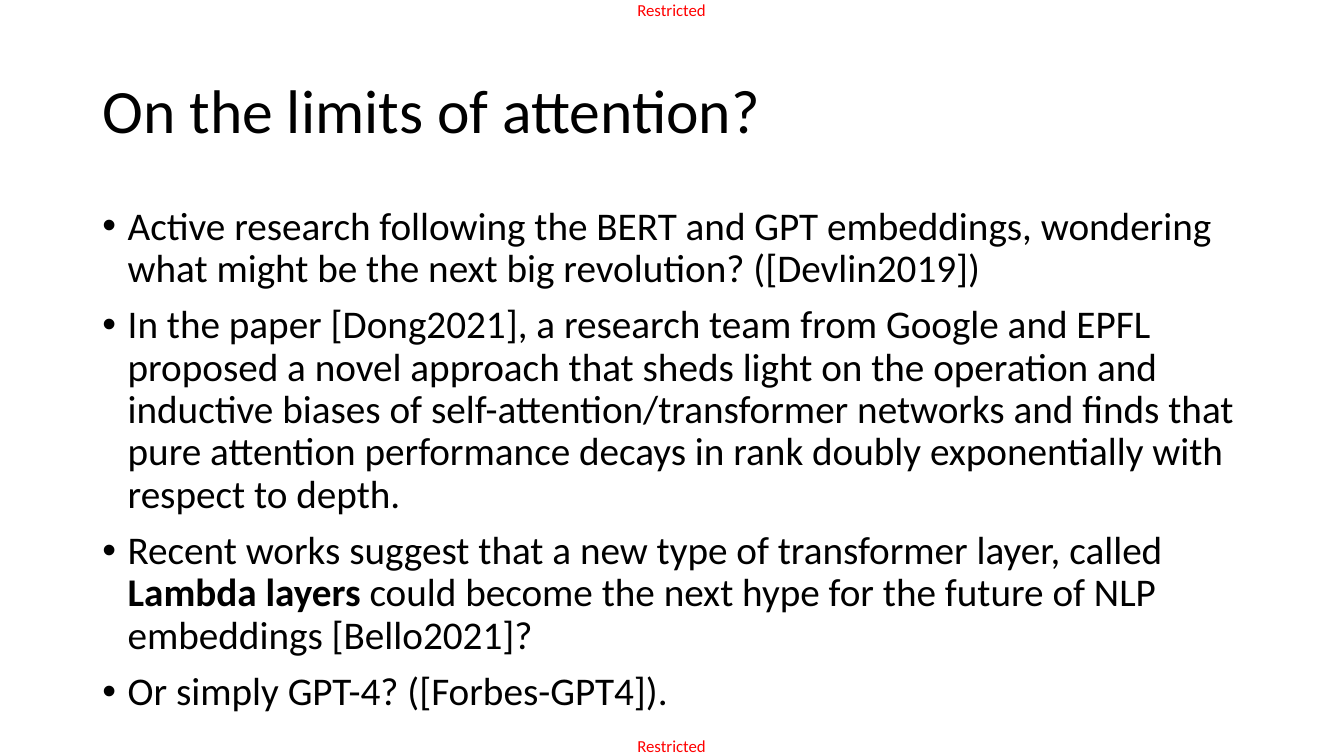
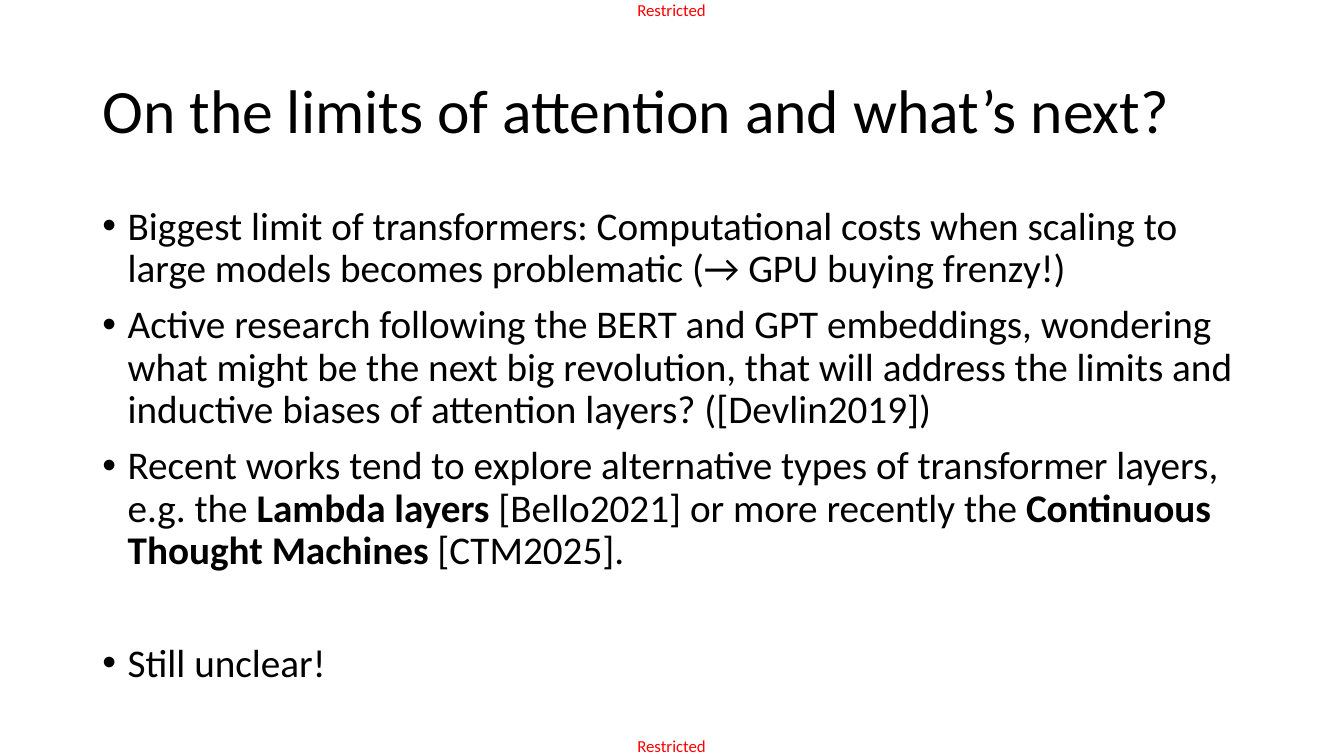
Before and after one commit to matthieudemari/SUTD_DL_50_039, a slide deck: slide 94 of W8/3. W8S3 final/W8S3.pptx (slide 109 before the commit). Drawn at 1344x756 pixels with LibreOffice and Linux fonts; fonts in the diff are those of the drawing. Boxes give left, top, right and bottom in pixels: in the first picture for what was removed or moved away, otherwise in the second. Text is boxed around its words. In the diff, an @@ line names an element or a change of style, - is before the commit and + after.

Commit message:
Added discussion on Continuous Thought Machines to W8S3.

```diff
--- a/W8/3. W8S3 final/W8S3.pptx
+++ b/W8/3. W8S3 final/W8S3.pptx
@@ title at [102, 90, 1169, 134]: text changed @@
-On the limits of attention?
+On the limits of attention and what’s next?
@@ text at [128, 212, 1232, 678]: text changed @@
-• Active research following the BERT and GPT embeddings, wondering what might be the next big revolution? ([Devlin2019])
-• In the paper [Dong2021], a research team from Google and EPFL proposed a novel approach that sheds light on the operation and inductive biases of self-attention/transformer networks and finds that pure attention performance decays in rank doubly exponentially with respect to depth.
-• Recent works suggest that a new type of transformer layer, called Lambda layers could become the next hype for the future of NLP embeddings [Bello2021]?
-• Or simply GPT-4? ([Forbes-GPT4]).
+• Biggest limit of transformers: Computational costs when scaling to large models becomes problematic (→ GPU buying frenzy!)
+• Active research following the BERT and GPT embeddings, wondering what might be the next big revolution, that will address the limits and inductive biases of attention layers? ([Devlin2019])
+• Recent works tend to explore alternative types of transformer layers, e.g. the Lambda layers [Bello2021] or more recently the Continuous Thought Machines [CTM2025].
+• Still unclear!
```
Also in this commit, not shown: 1 other slide changed, 1 other file.
